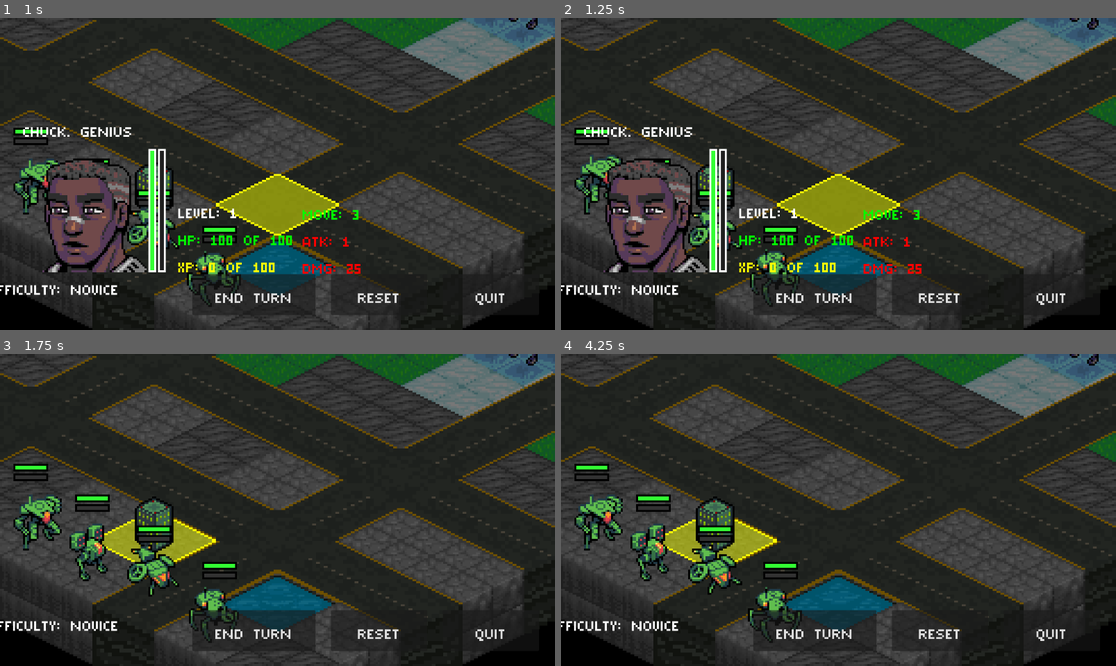
Above: before the commit, frames 1-4 (two rows, left to right).
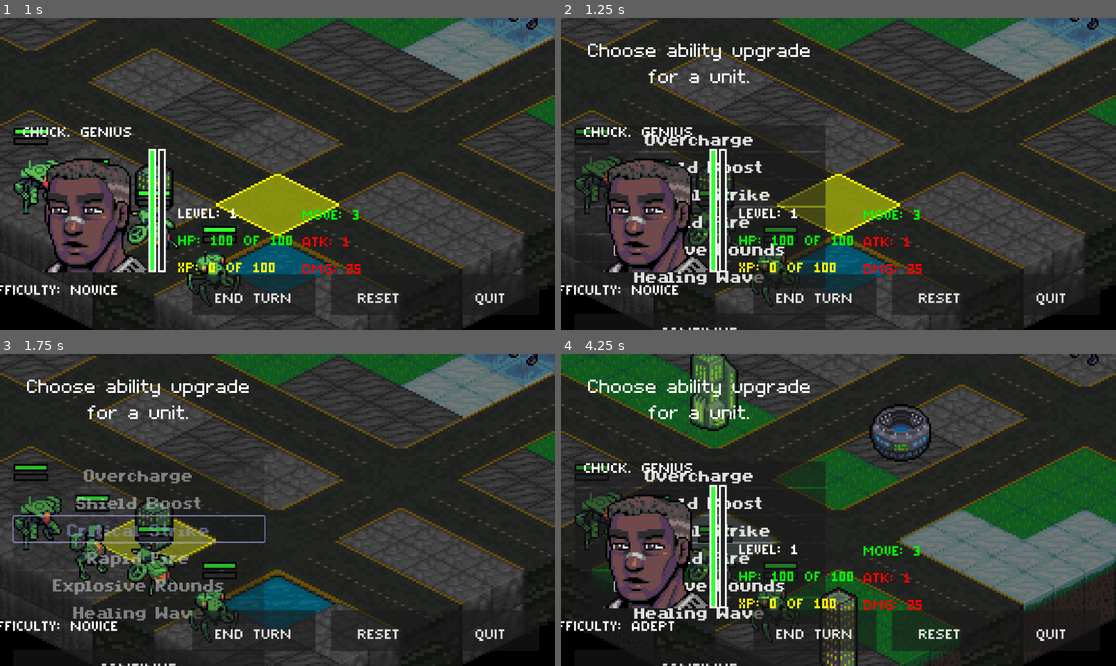
Above: after the commit, the same moments.

Repository: Tekknobot/Terrain
Game: Godot game, scene res://Scenes/TitleScreen.tscn
The game is run twice, just before and just after one commit, with the same random seed, the same clock (stepped at 60 frames per second) and the same inputs.
Inputs (mouse positions are in pixels of both pictures, inside the frame that each line leads up to):
- Up to frame 1 (1 s): click "PLAY" at 0.5 s
- Up to frame 2 (1.25 s): no input
- Up to frame 3 (1.75 s): click (138, 528) at 1.25 s, where only the run after the commit has a clickable "Critical Strike"
- Up to frame 4 (4.25 s): click (699, 665) at 2 s, where only the run after the commit has a clickable "CONTINUE"; click (699, 556) at 2.75 s, where only the run after the commit has a clickable "Rapid Fire"; click (699, 665) at 3.5 s, where only the run after the commit has a clickable "CONTINUE"

Frame 1 is identical in both runs. In frame 2, 6.4% of the frame differs, in the area x 2-48%, y 8-100%; in frame 3, 6.8%; in frame 4, 48%, in the area x 0-100%, y 0-100%.

Commit message:
Rapid fire.

Diff:
--- /dev/null
+++ b/Scenes/Projectile_Scenes/Grenade.tscn
@@ -0,0 +1,35 @@
+[gd_scene load_steps=6 format=3 uid="uid://dbxtg4tiv3fih"]
+
+[ext_resource type="Script" path="res://scripts/Grenade.gd" id="1_k0bdn"]
+[ext_resource type="Texture2D" uid="uid://ba60lg7qfcswu" path="res://assets/projectiles/default/grenade/grenade1.png" id="3_q8s6q"]
+[ext_resource type="Texture2D" uid="uid://jvilfrpui01o" path="res://assets/projectiles/default/grenade/grenade2.png" id="4_1f5va"]
+[ext_resource type="AudioStream" uid="uid://cue0f2dfa4w6t" path="res://audio/SFX/rusty_machine_gun_fire_single.wav" id="5_snbs4"]
+
+[sub_resource type="SpriteFrames" id="SpriteFrames_rngvo"]
+animations = [{
+"frames": [{
+"duration": 1.0,
+"texture": ExtResource("3_q8s6q")
+}, {
+"duration": 1.0,
+"texture": ExtResource("4_1f5va")
+}],
+"loop": true,
+"name": &"default",
+"speed": 12.0
+}]
+
+[node name="Grenade" type="Node2D"]
+script = ExtResource("1_k0bdn")
+
+[node name="AnimatedSprite2D" type="AnimatedSprite2D" parent="."]
+position = Vector2(0, -17)
+sprite_frames = SubResource("SpriteFrames_rngvo")
+autoplay = "default"
+frame_progress = 0.321217
+
+[node name="AnimationPlayer" type="AnimationPlayer" parent="."]
+
+[node name="AudioStreamPlayer2D" type="AudioStreamPlayer2D" parent="."]
+stream = ExtResource("5_snbs4")
+autoplay = true
--- /dev/null
+++ b/Scenes/Projectile_Scenes/Projectile.tscn
@@ -0,0 +1,59 @@
+[gd_scene load_steps=12 format=3 uid="uid://boyq7us0djwjt"]
+
+[ext_resource type="Script" path="res://Scripts/RapidFireProjectile.gd" id="1_fcohc"]
+[ext_resource type="Texture2D" uid="uid://bvhexu5mr62x0" path="res://Sprites/Projectiles/default/proj1.png" id="2_gy8tl"]
+[ext_resource type="Texture2D" uid="uid://dbv0bex6ohc4l" path="res://Sprites/Projectiles/default/proj2.png" id="3_7busw"]
+[ext_resource type="Texture2D" uid="uid://d1e0w6lu4yq8y" path="res://Sprites/Projectiles/default/proj3.png" id="4_ptt07"]
+[ext_resource type="Texture2D" uid="uid://bw3ov6dpfp8mm" path="res://Sprites/Projectiles/default/proj4.png" id="5_1lqcr"]
+[ext_resource type="Texture2D" uid="uid://dd6f6n3o1h8ki" path="res://Sprites/Projectiles/default/proj5.png" id="6_ovfp3"]
+[ext_resource type="Texture2D" uid="uid://debqlggwwsxq" path="res://Sprites/Projectiles/default/proj6.png" id="7_3v17d"]
+[ext_resource type="Texture2D" uid="uid://lihdct3l2b5e" path="res://Sprites/Projectiles/default/proj7.png" id="8_1jjqh"]
+[ext_resource type="Texture2D" uid="uid://bavxou5lkbjfv" path="res://Sprites/Projectiles/default/proj8.png" id="9_pahbn"]
+[ext_resource type="AudioStream" uid="uid://0mkpvkxg630j" path="res://Audio/SFX/rusty_machine_gun_fire_single.wav" id="10_mojl5"]
+
+[sub_resource type="SpriteFrames" id="SpriteFrames_rngvo"]
+animations = [{
+"frames": [{
+"duration": 1.0,
+"texture": ExtResource("2_gy8tl")
+}, {
+"duration": 1.0,
+"texture": ExtResource("3_7busw")
+}, {
+"duration": 1.0,
+"texture": ExtResource("4_ptt07")
+}, {
+"duration": 1.0,
+"texture": ExtResource("5_1lqcr")
+}, {
+"duration": 1.0,
+"texture": ExtResource("6_ovfp3")
+}, {
+"duration": 1.0,
+"texture": ExtResource("7_3v17d")
+}, {
+"duration": 1.0,
+"texture": ExtResource("8_1jjqh")
+}, {
+"duration": 1.0,
+"texture": ExtResource("9_pahbn")
+}],
+"loop": true,
+"name": &"default",
+"speed": 12.0
+}]
+
+[node name="Projectile" type="Node2D"]
+script = ExtResource("1_fcohc")
+
+[node name="AnimatedSprite2D" type="AnimatedSprite2D" parent="."]
+position = Vector2(0, -17)
+sprite_frames = SubResource("SpriteFrames_rngvo")
+autoplay = "default"
+frame_progress = 0.158683
+
+[node name="AnimationPlayer" type="AnimationPlayer" parent="."]
+
+[node name="AudioStreamPlayer2D" type="AudioStreamPlayer2D" parent="."]
+stream = ExtResource("10_mojl5")
+autoplay = true
--- a/Scripts/HUD_Panel.gd
+++ b/Scripts/HUD_Panel.gd
@@ -171,14 +171,20 @@
 			ability_button.text = str(GameData.unit_upgrades[tilemap.selected_unit.unit_name])
 			ability_button.visible = true
 
-			# Only enable critical strike mode if the ability is Critical Strike AND the button is pressed.
+			# Set flags based on the ability type and toggle state.
 			if ability_button.text == "Critical Strike" and ability_button.pressed:
 				tilemap.critical_strike_mode = true
+				tilemap.rapid_fire_mode = false
+			elif ability_button.text == "Rapid Fire" and ability_button.pressed:
+				tilemap.rapid_fire_mode = true
+				tilemap.critical_strike_mode = false
 			else:
 				tilemap.critical_strike_mode = false
+				tilemap.rapid_fire_mode = false
 		else:
 			ability_button.visible = false
 			tilemap.critical_strike_mode = false
+			tilemap.rapid_fire_mode = false
 	else:
 		print("No selected unit available for ability toggling.")
 
--- /dev/null
+++ b/Scripts/RapidFireProjectile.gd
@@ -0,0 +1,110 @@
+extends Node2D
+
+signal finished
+
+@export var missile_speed: float = 0.5
+@export var pixel_size: int = 2  # For pixel-perfect snapping
+
+var start_pos: Vector2 = Vector2.ZERO
+var end_pos: Vector2 = Vector2.ZERO
+var control_point: Vector2 = Vector2.ZERO
+var progress: float = 0.0
+var is_ready: bool = false
+
+@onready var sprite: Sprite2D = $Sprite2D
+@onready var line_renderer: Line2D = $Line2D
+
+# Damage parameters (you can tweak these)
+@export var primary_damage: int = 40
+@export var secondary_damage: int = 25
+
+func _ready() -> void:
+	visible = false
+	progress = 0.0
+	is_ready = false
+	# Use the local Line2D node (if available) for a missile trail.
+	if line_renderer:
+		line_renderer.clear_points()
+		line_renderer.width = pixel_size
+		line_renderer.texture_mode = Line2D.LINE_TEXTURE_TILE
+		line_renderer.texture_repeat = CanvasItem.TEXTURE_REPEAT_ENABLED
+		line_renderer.joint_mode = Line2D.LINE_JOINT_BEVEL
+		line_renderer.begin_cap_mode = Line2D.LINE_CAP_NONE
+		line_renderer.end_cap_mode = Line2D.LINE_CAP_NONE
+	else:
+		print("❌ No Line2D found; missile trail will not render.")
+
+func _process(delta: float) -> void:
+	if is_ready and progress < 1.0:
+		progress += missile_speed * delta
+		var new_position = bezier_point(progress)
+		global_position = new_position.snapped(Vector2(pixel_size, pixel_size))
+		update_rotation()
+		if line_renderer:
+			line_renderer.add_point(global_position)
+
+		# Update the projectile's z-index based on its current tile position.
+		var tilemap = get_node("/root/BattleGrid/TileMap")
+		if tilemap:
+			var current_tile = tilemap.local_to_map(tilemap.to_local(global_position))
+			# Example: use a base z-index and add a multiple of the tile's y coordinate.
+			var base_z = 1000  # Adjust as needed.
+			z_index = base_z + current_tile.y * 10
+	elif is_ready and progress >= 1.0:
+		is_ready = false
+		if line_renderer:
+			line_renderer.visible = false
+		explode()
+		emit_signal("finished")
+		queue_free()
+
+
+# Calculate a quadratic Bezier point.
+func bezier_point(t: float) -> Vector2:
+	# B(t) = (1-t)^2 * p0 + 2(1-t)t * p1 + t^2 * p2
+	return (1 - t) * (1 - t) * start_pos + 2 * (1 - t) * t * control_point + t * t * end_pos
+
+# Update the missile's rotation to face its direction.
+func update_rotation() -> void:
+	var next_pos = bezier_point(min(progress + 0.05, 1.0))
+	var dir = next_pos - global_position
+	#sprite.rotation = dir.angle()
+
+# Call this function to set the missile's path.
+# For Rapid Fire, the first projectile uses set_target as normal.
+func set_target(start: Vector2, target: Vector2) -> void:
+	start_pos = start
+	end_pos = target
+	# Set a control point for an arcing trajectory (offset upward by 200 pixels).
+	control_point = (start + target) / 2 + Vector2(0, 0)
+	global_position = start_pos
+	visible = true
+	is_ready = true
+	progress = 0.0
+	if line_renderer:
+		line_renderer.clear_points()
+		line_renderer.visible = true
+
+# When the missile reaches its destination, explode.
+func explode() -> void:
+	var tilemap = get_tree().get_current_scene().get_node("TileMap")
+	if tilemap == null:
+		print("No TileMap found!")
+		return
+	var impact_tile = tilemap.local_to_map(tilemap.to_local(global_position))
+
+	# Spawn a primary explosion at the impact tile.
+	var explosion_scene = preload("res://Scenes/VFX/Explosion.tscn")
+	var explosion = explosion_scene.instantiate()
+	explosion.global_position = tilemap.to_global(tilemap.map_to_local(impact_tile))
+	get_tree().get_current_scene().add_child(explosion)
+
+	# Damage the impact tile.
+	var unit = tilemap.get_unit_at_tile(impact_tile)
+	if unit:
+		unit.take_damage(primary_damage)
+		unit.flash_white()
+
+	print("Rapid Fire missile exploded at tile: ", impact_tile)
+	z_index = int(global_position.y)
+	z_as_relative = false
--- a/Scripts/TileMap.gd
+++ b/Scripts/TileMap.gd
@@ -81,6 +81,7 @@
 }
 
 var critical_strike_mode: bool = false
+var rapid_fire_mode: bool = false
 
 func _ready():
 	tile_size = get_tileset().tile_size
@@ -135,6 +136,19 @@
 				GameData.selected_special_ability = ""
 			else:
 				print("No player unit selected for Critical Strike.")
+			return  # Exit input processing for this click.
+
+		# If Rapid Fire mode is active and the click is not on the toggle:
+		if rapid_fire_mode:
+			if selected_unit and selected_unit.is_player:
+				_clear_highlights()
+				selected_unit.rapid_fire(mouse_tile)
+				print("Rapid Fire activated by unit: ", selected_unit.name)
+				# Clear the mode so it fires only once.
+				rapid_fire_mode = false
+				GameData.selected_special_ability = ""
+			else:
+				print("No player unit selected for Rapid Fire.")
 			return  # Exit input processing for this click.
 
 		# ... continue with your normal input processing ...
--- a/Scripts/TurnManager.gd
+++ b/Scripts/TurnManager.gd
@@ -20,7 +20,7 @@
 	# Wait one frame so TileMap can spawn units first
 	await get_tree().create_timer(0.5).timeout
 	call_deferred("_initialize_turns")
-	#_test_launch_reward_phase()
+	_test_launch_reward_phase()
 
 func _initialize_turns():
 	_populate_units()
--- a/Scripts/Unit.gd
+++ b/Scripts/Unit.gd
@@ -773,3 +773,33 @@
 	has_attacked = true
 	has_moved = true
 	get_child(0).self_modulate = Color(0.4, 0.4, 0.4, 1)
+
+# Call this method when the Rapid Fire ability is used.
+func rapid_fire(target_tile: Vector2i) -> void:
+	var tilemap = get_node("/root/BattleGrid/TileMap")
+
+	# Loop through a 3x3 grid centered on target_tile.
+	for x in range(-1, 2):
+		for y in range(-1, 2):
+			var this_tile = target_tile + Vector2i(x, y)
+			# Convert tile coordinate to global position.
+			var target_pos = tilemap.to_global(tilemap.map_to_local(this_tile))
+
+			# Preload and instantiate the Rapid Fire projectile.
+			var projectile_scene = preload("res://Scenes/Projectile_Scenes/Projectile.tscn")
+			var projectile = projectile_scene.instantiate()
+			get_tree().get_current_scene().add_child(projectile)
+
+			# Launch the projectile from the unit's position toward the target tile.
+			projectile.global_position = global_position
+			projectile.set_target(global_position, target_pos)
+
+			print("Rapid Fire projectile launched toward tile: ", this_tile)
+
+			await get_tree().create_timer(0.1).timeout
+
+	# Mark the unit as having acted.
+	has_attacked = true
+	has_moved = true
+	get_child(0).self_modulate = Color(0.4, 0.4, 0.4, 1)
+	print("Rapid Fire activated by unit: ", name)
Not shown, added: Audio/SFX/rusty_machine_gun_fire_single.wav.import
Binary file added: Sprites/Projectiles/default/grenade.ase
Binary file added: Sprites/Projectiles/default/grenade/grenade1.png
Not shown, added: Sprites/Projectiles/default/grenade/grenade1.png.import
Binary file added: Sprites/Projectiles/default/grenade/grenade2.png
Not shown, added: Sprites/Projectiles/default/grenade/grenade2.png.import
Binary file added: Sprites/Projectiles/default/knife.ase
Binary file added: Sprites/Projectiles/default/proj.ase
Binary file added: Sprites/Projectiles/default/proj1.png
Not shown, added: Sprites/Projectiles/default/proj1.png.import
Binary file added: Sprites/Projectiles/default/proj2.png
Not shown, added: Sprites/Projectiles/default/proj2.png.import
(and 20 more such lines)
